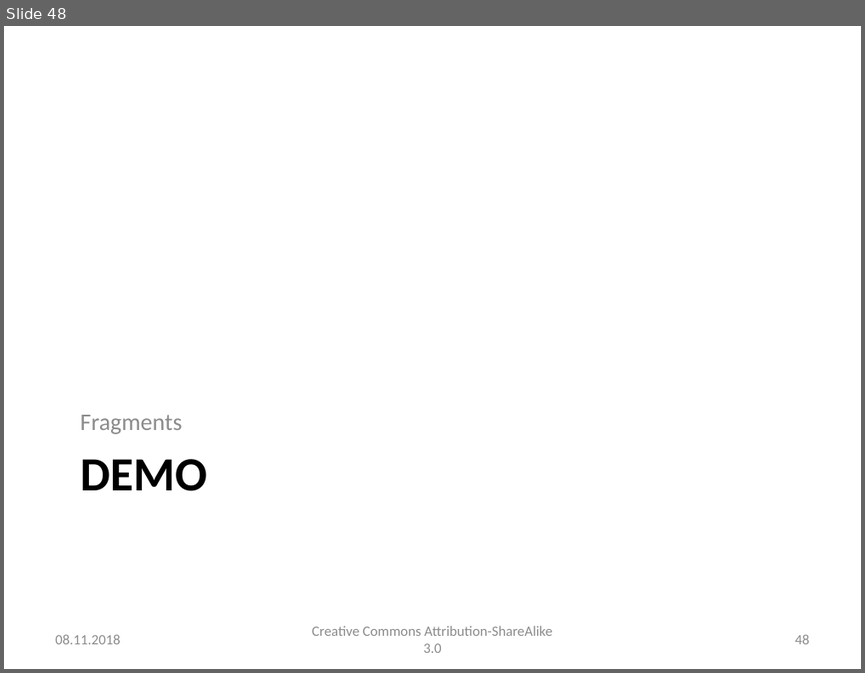
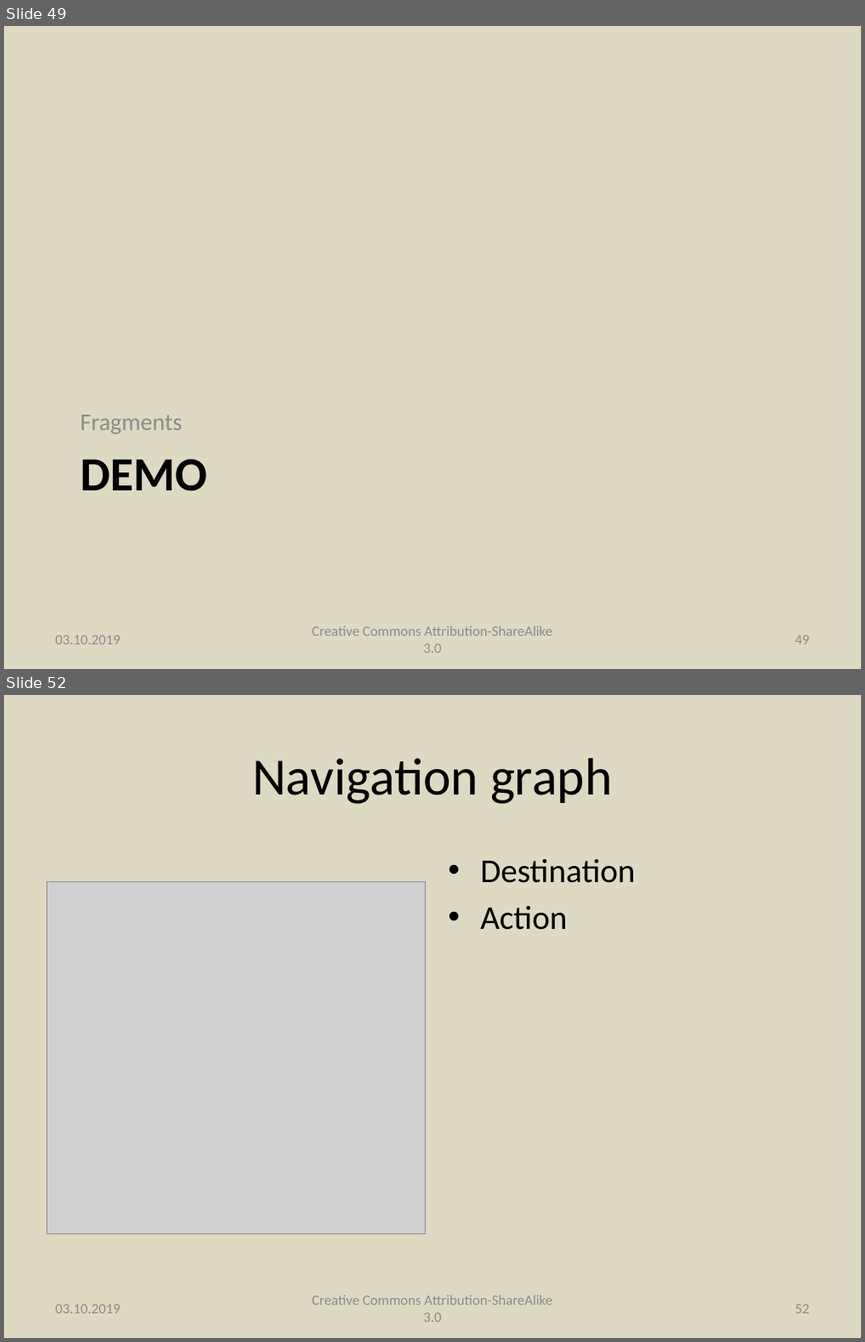
Before and after one commit to andrei-kuznetsov/android-lectures, a slide deck: lectures/Lecture005_Tasks_BackStack_Fragments.pptx. Shown one above the other, each under a label of ours: slide 48 before the commit, slides 49 and 52 after it; the slides between them are not shown. The pictures are 865x673 and 865x1342 pixels, drawn with LibreOffice and Linux fonts; fonts in the diff are those of the drawing; grey boxes stand for pictures. Boxes give left, top, right and bottom in pixels: in the first picture for what was removed or moved away, otherwise in the second. Text is boxed around its words. In the diff, an @@ line names an element or a change of style, - is before the commit and + after.

```diff
--- a/lectures/Lecture005_Tasks_BackStack_Fragments.pptx
+++ b/lectures/Lecture005_Tasks_BackStack_Fragments.pptx
@@ slide 52 added at box(4, 695, 861, 1338), background #DDD9C3 @@
@@ title added at box(252, 758, 612, 804), 44 pt, text #000000 @@
+Navigation graph
@@ text added at box(480, 859, 635, 930), 28 pt, text #000000 @@
+• Destination
+• Action
@@ picture added at box(46, 882, 426, 1234) @@
@@ text added at box(55, 1304, 120, 1313), 12 pt, text #8C8C8C @@
+03.10.2019
@@ text added at box(312, 1294, 552, 1321), 12 pt, text #8C8C8C @@
+Creative Commons Attribution-ShareAlike 3.0
@@ page number added at box(794, 1304, 809, 1313), 12 pt, text #8C8C8C @@
+52
@@ what was slide 48 is now slide 49 @@
@@ slide 49 changed as well @@
@@ background #FFFFFF to #DDD9C3 @@
@@ text at box(55, 635, 120, 644): text changed @@
-08.11.2018
+03.10.2019
@@ page number at box(794, 635, 809, 644): text changed @@
-48
+49
```
Also in this commit, not shown: 45 other slides changed, 7 other slides added, 2 slides removed, 3 other files.
